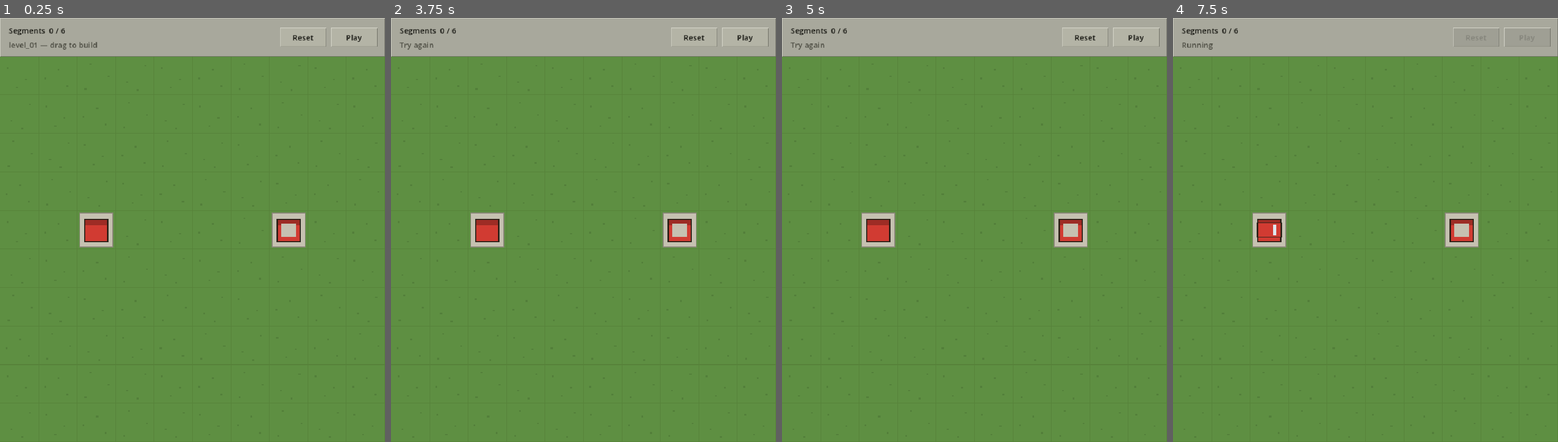
Above: before the commit, frames 1-4 (left to right).
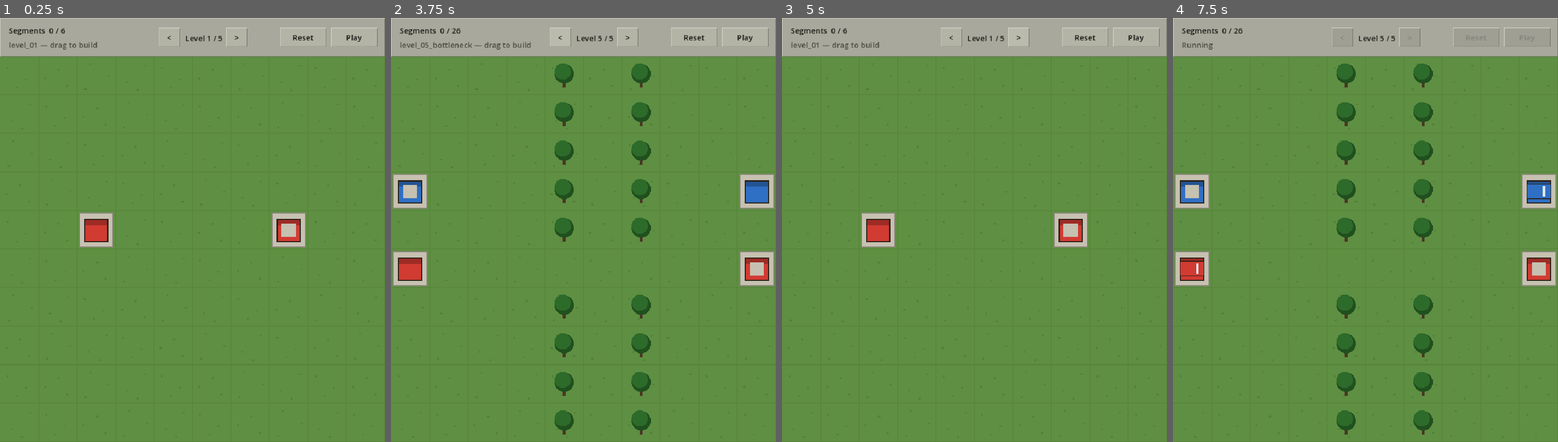
Above: after the commit, the same moments.

Repository: forestwow/movethetrack
Game: Godot game, scene res://scenes/Main.tscn
The game is run twice, just before and just after one commit, with the same random seed, the same clock (stepped at 60 frames per second) and the same inputs.
Inputs (mouse positions are in pixels of both pictures, inside the frame that each line leads up to):
- Up to frame 1 (0.25 s): no input
- Up to frame 2 (3.75 s): click "Play" at 0.5 s; tap Enter at 1.25 s; move the mouse to (668, 208) at 1.27 s; hold Shift 1.28-2 s; click (668, 208) at 1.42 s; click "Play" at 2 s; tap Space at 2.75 s; drag from (506, 251) to (564, 314) at 2.77 s; click (560, 39) at 3.5 s, where only the run after the commit has a clickable "<"
- Up to frame 3 (5 s): click (1020, 39) at 4.25 s, where only the run after the commit has a clickable ">"
- Up to frame 4 (7.5 s): click (1342, 39) at 5 s, where only the run after the commit has a clickable "<"; click (1411, 39) at 5.75 s, where only the run after the commit has a clickable ">"; click (1342, 39) at 6.5 s, where only the run after the commit has a clickable "<"; click "Play" at 7.25 s

The runs differ from the first frame. In frame 1, 0.1% of the frame differs, in the area x 41-65%, y 2-7%; in frame 2, 8.3%, in the area x 0-100%, y 2-99%; in frame 3, 0.2%; in frame 4, 8.1%.

Commit message:
Level picker in the HUD
Prev/next buttons with a "Level n / total" readout, wrapping at both ends and
disabled while a simulation runs. Finishing the last level no longer pushes
the index past the end, which the readout would have exposed.

Co-Authored-By: Claude Opus 5 <noreply@anthropic.com>
Claude-Session: https://claude.ai/code/session_016egZAVyjHVTkFun9UeYuH4

Diff:
--- a/scenes/hud.gd
+++ b/scenes/hud.gd
@@ -2,6 +2,7 @@
 
 signal play_pressed
 signal reset_pressed
+signal level_step_requested(delta: int)
 
 const HEIGHT := 80
 
@@ -17,6 +18,9 @@
 var _status_label: Label
 var _play_button: Button
 var _reset_button: Button
+var _prev_button: Button
+var _next_button: Button
+var _level_label: Label
 
 
 func _ready() -> void:
@@ -29,6 +33,16 @@
 
 	_budget_label = _make_label(Vector2(18, 14), TEXT)
 	_status_label = _make_label(Vector2(18, 44), TEXT_DIM)
+
+	_prev_button = _make_button("<", Vector2(width - 470, 20), 44)
+	_prev_button.pressed.connect(func(): level_step_requested.emit(-1))
+
+	_level_label = _make_label(Vector2(width - 416, 30), TEXT)
+	_level_label.size = Vector2(80, 20)
+	_level_label.horizontal_alignment = HORIZONTAL_ALIGNMENT_CENTER
+
+	_next_button = _make_button(">", Vector2(width - 330, 20), 44)
+	_next_button.pressed.connect(func(): level_step_requested.emit(1))
 
 	_reset_button = _make_button("Reset", Vector2(width - 218, 20))
 	_reset_button.pressed.connect(func(): reset_pressed.emit())
@@ -45,9 +59,13 @@
 	_status_label.text = text
 
 
+func show_level(number: int, total: int) -> void:
+	_level_label.text = "Level %d / %d" % [number, total]
+
+
 func set_buttons_enabled(enabled: bool) -> void:
-	_play_button.disabled = not enabled
-	_reset_button.disabled = not enabled
+	for button in [_play_button, _reset_button, _prev_button, _next_button]:
+		button.disabled = not enabled
 
 
 func _make_label(position: Vector2, color: Color) -> Label:
@@ -58,11 +76,11 @@
 	return label
 
 
-func _make_button(text: String, position: Vector2) -> Button:
+func _make_button(text: String, position: Vector2, width := 96.0) -> Button:
 	var button := Button.new()
 	button.text = text
 	button.position = position
-	button.size = Vector2(96, 40)
+	button.size = Vector2(width, 40)
 	button.add_theme_stylebox_override("normal", _bevel(BUTTON, PANEL_LIGHT, PANEL_DARK))
 	button.add_theme_stylebox_override("hover", _bevel(BUTTON.lightened(0.08), PANEL_LIGHT, PANEL_DARK))
 	button.add_theme_stylebox_override("pressed", _bevel(BUTTON.darkened(0.08), PANEL_DARK, PANEL_LIGHT))
--- a/scenes/main.gd
+++ b/scenes/main.gd
@@ -32,6 +32,7 @@
 	_timer.timeout.connect(_on_step)
 	hud.play_pressed.connect(_on_play_pressed)
 	hud.reset_pressed.connect(_on_reset_pressed)
+	hud.level_step_requested.connect(_on_level_step_requested)
 
 	for file_name in DirAccess.get_files_at(LEVELS_DIR):
 		if file_name.ends_with(".json"):
@@ -52,6 +53,7 @@
 	view.set_grid(grid)
 	view.set_train_colors(colors)
 	view.clear_trains()
+	hud.show_level(_level_index + 1, _level_paths.size())
 	_enter_build_phase("%s — drag to build" % level.id)
 
 
@@ -60,6 +62,11 @@
 	hud.set_buttons_enabled(true)
 	hud.show_status(status)
 	_refresh_budget()
+
+
+func _on_level_step_requested(delta: int) -> void:
+	_level_index = wrapi(_level_index + delta, 0, _level_paths.size())
+	_load_level()
 
 
 func _on_reset_pressed() -> void:
@@ -102,10 +109,10 @@
 		_enter_build_phase("Try again")
 		return
 
-	_level_index += 1
-	if _level_index >= _level_paths.size():
+	if _level_index + 1 >= _level_paths.size():
 		hud.show_status("All levels complete")
 		return
 	hud.show_status("Delivered")
 	await get_tree().create_timer(RESTART_DELAY).timeout
+	_level_index += 1
 	_load_level()
